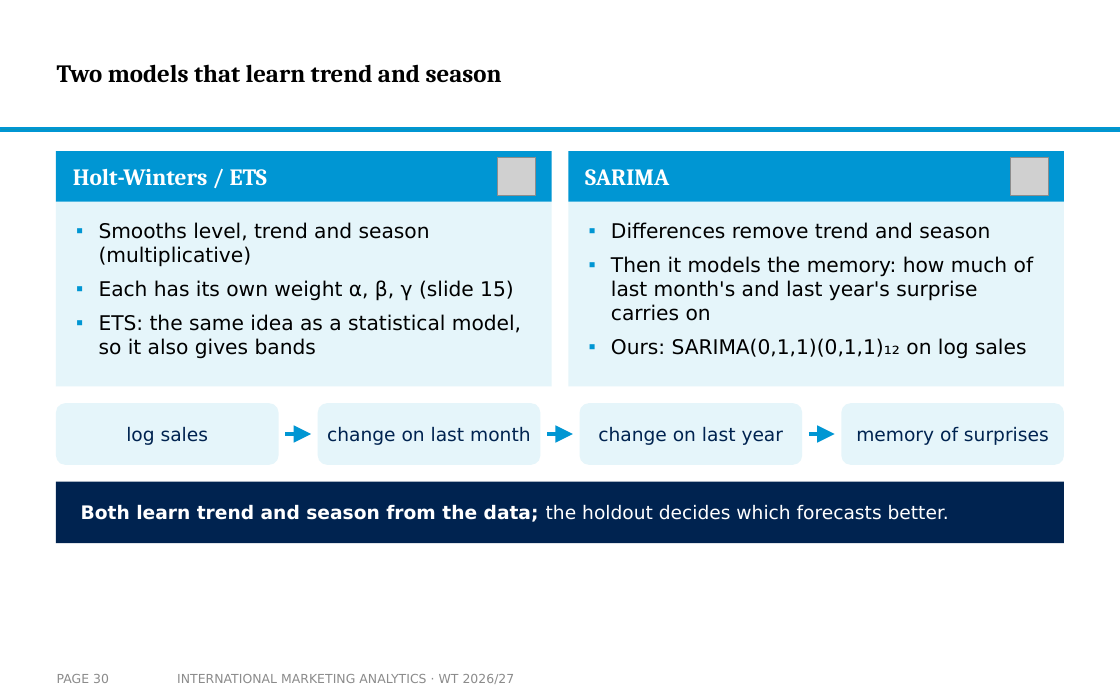
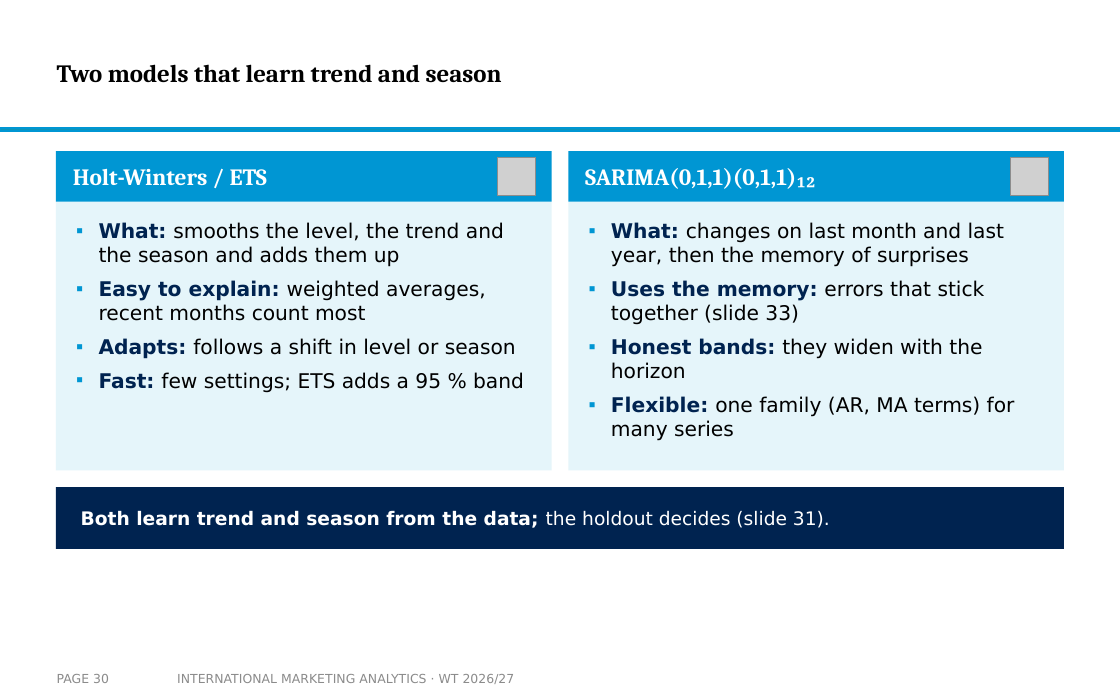
Before and after one commit to arnefloh-wu/international-marketing-analytics-teaching, a slide deck: slide 30 of slides/forecasting-and-time-series_WT26-27.pptx. Drawn at 1120x700 pixels with LibreOffice and Linux fonts; fonts in the diff are those of the drawing; grey boxes stand for pictures; background and template pictures are left out. Boxes give left, top, right and bottom in pixels: in the first picture for what was removed or moved away, otherwise in the second. Text is boxed around its words. In the diff, an @@ line names an element or a change of style, - is before the commit and + after.

```diff
--- a/slides/forecasting-and-time-series_WT26-27.pptx
+++ b/slides/forecasting-and-time-series_WT26-27.pptx
@@ text at (585,168,815,189): text changed @@
-SARIMA
+SARIMA(0,1,1)(0,1,1)₁₂
@@ rectangle: place and size @@
-rectangle at (56,202,551,386)
+rectangle at (56,202,551,470)
@@ rectangle: place and size @@
-rectangle at (569,202,1064,386)
+rectangle at (569,202,1064,470)
@@ text at (99,222,524,393): text changed @@
-▪ Smooths level, trend and season (multiplicative)
-▪ Each has its own weight α, β, γ (slide 15)
-▪ ETS: the same idea as a statistical model, so it also gives bands
+▪ What: smooths the level, the trend and the season and adds them up
+▪ Easy to explain: weighted averages, recent months count most
+▪ Adapts: follows a shift in level or season
+▪ Fast: few settings; ETS adds a 95 % band
@@ text at (611,222,1015,441): text changed @@
-▪ Differences remove trend and season
-▪ Then it models the memory: how much of last month's and last year's surprise carries on
-▪ Ours: SARIMA(0,1,1)(0,1,1)₁₂ on log sales
+▪ What: changes on last month and last year, then the memory of surprises
+▪ Uses the memory: errors that stick together (slide 33)
+▪ Honest bands: they widen with the horizon
+▪ Flexible: one family (AR, MA terms) for many series
@@ rounded rectangle removed at (56,403,279,465) @@
@@ rounded rectangle removed at (318,403,541,465) @@
@@ rounded rectangle removed at (579,403,802,465) @@
@@ rounded rectangle removed at (841,403,1064,465) @@
@@ text removed at (126,427,208,445) @@
-log sales
@@ arrow removed from (286, 435) to (311, 435) @@
@@ text removed at (327,427,530,445) @@
-change on last month
@@ arrow removed from (547, 435) to (573, 435) @@
@@ text removed at (598,427,784,445) @@
-change on last year
@@ arrow removed from (809, 435) to (834, 435) @@
@@ text removed at (856,427,1049,445) @@
-memory of surprises
@@ rectangle: place and size @@
-rectangle at (56,482,1064,543)
+rectangle at (56,487,1064,549)
@@ text at (81,510,830,528): text changed; bold on @@
-Both learn trend and season from the data; the holdout decides which forecasts better.
+Both learn trend and season from the data; the holdout decides (slide 31).
```
Also in this commit, not shown: 1 other file.
